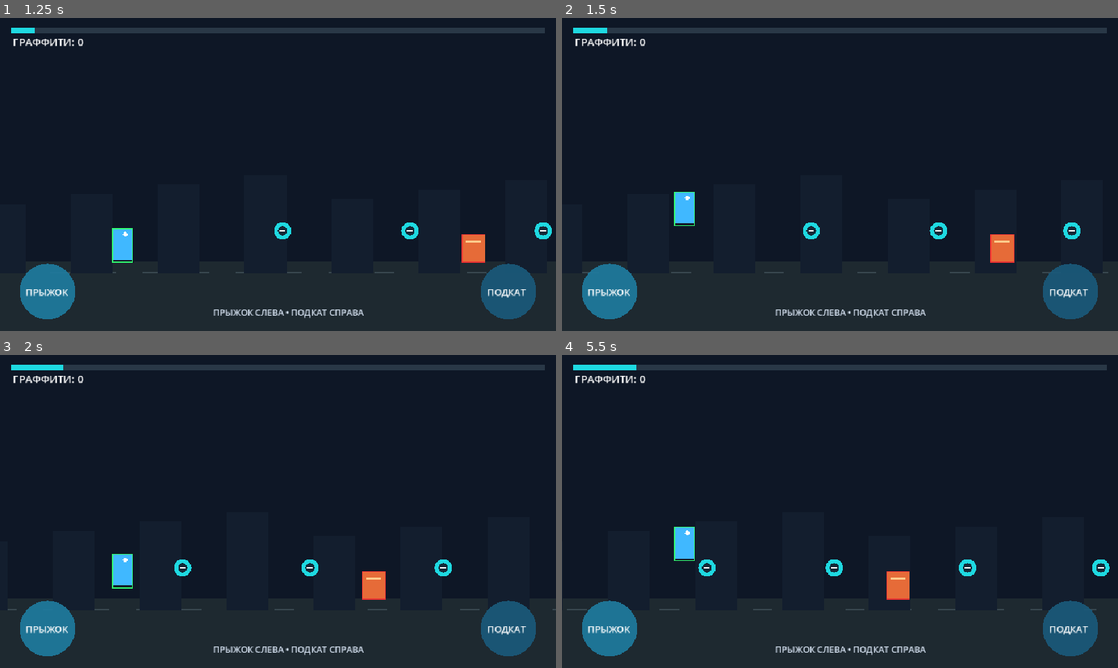
Above: before the commit, frames 1-4 (two rows, left to right).
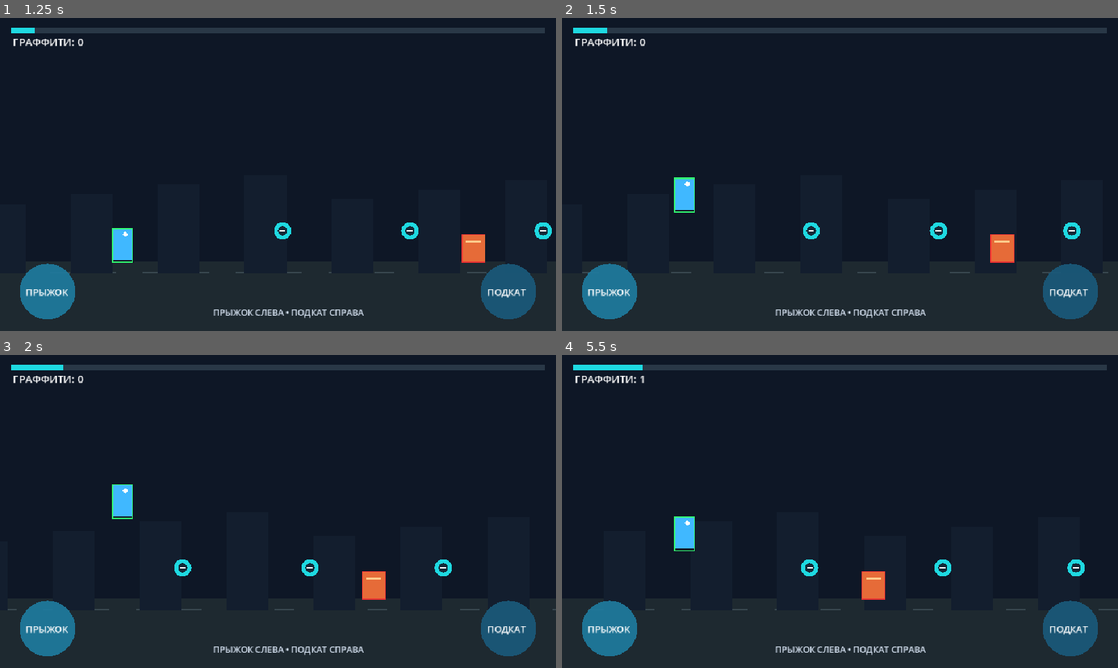
Above: after the commit, the same moments.

Repository: starden-opsv/Parkour
Game: Godot game, scene res://main.tscn
Same seed, same stepped clock (60 frames per second), same inputs: the game is played once before the commit and once after it.
Inputs (mouse positions are in pixels of both pictures, inside the frame that each line leads up to):
- Up to frame 1 (1.25 s): click "Начать" at 0.5 s
- Up to frame 2 (1.5 s): tap Enter at 1.25 s; move the mouse to (962, 158) at 1.27 s; hold Up from 1.28 s (still down); tap R at 1.35 s; click (962, 158) at 1.42 s
- Up to frame 3 (2 s): keep holding Up; tap Space at 1.52 s
- Up to frame 4 (5.5 s): move the mouse to (728, 527) at 2.02 s; release Up at 2.03 s; hold Down 2.03-2.78 s; tap Enter at 2.1, 3.6, 5.1 s; tap Space at 2.27, 3.77, 4.52, 5.27 s; move the mouse to (895, 442) at 2.77 s; hold Up 2.78-4.28 s; tap R at 2.85, 4.35 s; move the mouse to (812, 574) at 3.52 s; click (812, 574) at 3.67 s; move the mouse to (1006, 558) at 4.27 s; hold Down from 4.28 s (still down); move the mouse to (673, 464) at 5.02 s

Frame 1 is identical in both runs. In frame 2, 0.4% of the frame differs, in the area x 20-24%, y 50-67%; in frame 3, 0.8%; in frame 4, 2.0%, in the area x 0-100%, y 3-82%.

Commit message:
Improve jump, double jump and crouch slide

Diff:
--- a/level_1.gd
+++ b/level_1.gd
@@ -3,7 +3,7 @@
 # MVP level: temporary geometric art, no external assets required.
 const RUN_SPEED := 230.0
 const GRAVITY := 1150.0
-const JUMP_SPEED := -440.0
+const JUMP_SPEED := -520.0
 const SLIDE_DURATION := 0.62
 const LEVEL_LENGTH := 3300.0
 const PLAYER_X_RATIO := 0.22
@@ -26,6 +26,7 @@
 var result_text := ""
 var result_color := Color.WHITE
 var jump_requested := false
+var jump_count := 0
 var slide_requested := false
 
 func _ready() -> void:
@@ -45,8 +46,8 @@
 
 func _player_rect() -> Rect2:
 	var height := _player_height()
-	var draw_y := player_y + (PLAYER_HEIGHT - height if slide_timer > 0.0 else 0.0)
-	return Rect2(_player_screen_x() - PLAYER_WIDTH * 0.5, draw_y, PLAYER_WIDTH, height)
+	# player_y is already clamped using the active height, so crouching stays on the ground.
+	return Rect2(_player_screen_x() - PLAYER_WIDTH * 0.5, player_y, PLAYER_WIDTH, height)
 
 func _pickup_rect(screen_x: float, ground: float) -> Rect2:
 	return Rect2(screen_x - PICKUP_RADIUS, ground - 54.0 - PICKUP_RADIUS, PICKUP_RADIUS * 2.0, PICKUP_RADIUS * 2.0)
@@ -60,9 +61,15 @@
 			queue_redraw()
 		return
 
-	if jump_requested and on_ground and slide_timer <= 0.0:
-		player_vy = JUMP_SPEED
-		on_ground = false
+	if jump_requested and slide_timer <= 0.0:
+		if on_ground:
+			player_vy = JUMP_SPEED
+			on_ground = false
+			jump_count = 1
+		elif jump_count == 1:
+			# A second tap while airborne triggers one extra jump.
+			player_vy = JUMP_SPEED * 0.92
+			jump_count = 2
 	jump_requested = false
 
 	if slide_requested and on_ground:
@@ -71,13 +78,14 @@
 	if slide_timer > 0.0:
 		slide_timer = maxf(0.0, slide_timer - delta)
 
-	world_x += RUN_SPEED * delta
+	world_x += (RUN_SPEED * 1.3 if slide_timer > 0.0 else RUN_SPEED) * delta
 	player_vy += GRAVITY * delta
 	player_y += player_vy * delta
 	if player_y + _player_height() >= _ground_y():
 		player_y = _ground_y() - _player_height()
 		player_vy = 0.0
 		on_ground = true
+		jump_count = 0
 
 	_check_pickups()
 	_check_obstacles()
@@ -110,9 +118,10 @@
 	if str(obstacle["kind"]) == "jump":
 		rects.append(Rect2(screen_x - 20.0, ground - 48.0, 40.0, 48.0))
 	else:
-		rects.append(Rect2(screen_x - 28.0, ground - 90.0, 56.0, 12.0))
-		rects.append(Rect2(screen_x - 28.0, ground - 90.0, 8.0, 64.0))
-		rects.append(Rect2(screen_x + 20.0, ground - 90.0, 8.0, 64.0))
+		# The low beam intersects a standing player but clears the crouched slide hitbox.
+		rects.append(Rect2(screen_x - 28.0, ground - 52.0, 56.0, 12.0))
+		rects.append(Rect2(screen_x - 28.0, ground - 52.0, 8.0, 26.0))
+		rects.append(Rect2(screen_x + 20.0, ground - 52.0, 8.0, 26.0))
 	return rects
 
 func _check_obstacles() -> void:
@@ -208,9 +217,9 @@
 				draw_rect(Rect2(ox - 20, ground - 48, 40, 48), Color(0.9, 0.42, 0.22))
 				draw_line(Vector2(ox - 13, ground - 35), Vector2(ox + 13, ground - 35), Color(1.0, 0.8, 0.55), 3.0)
 			else:
-				draw_rect(Rect2(ox - 28, ground - 90, 56, 12), Color(0.88, 0.32, 0.28))
-				draw_rect(Rect2(ox - 28, ground - 90, 8, 64), Color(0.88, 0.32, 0.28))
-				draw_rect(Rect2(ox + 20, ground - 90, 8, 64), Color(0.88, 0.32, 0.28))
+				draw_rect(Rect2(ox - 28, ground - 52, 56, 12), Color(0.88, 0.32, 0.28))
+				draw_rect(Rect2(ox - 28, ground - 52, 8, 26), Color(0.88, 0.32, 0.28))
+				draw_rect(Rect2(ox + 20, ground - 52, 8, 26), Color(0.88, 0.32, 0.28))
 			if DEBUG_HITBOXES:
 				for hitbox in _obstacle_rects(obstacle, ox, ground):
 					draw_rect(hitbox, Color(1.0, 0.2, 0.2, 0.9), false, 1.0)
